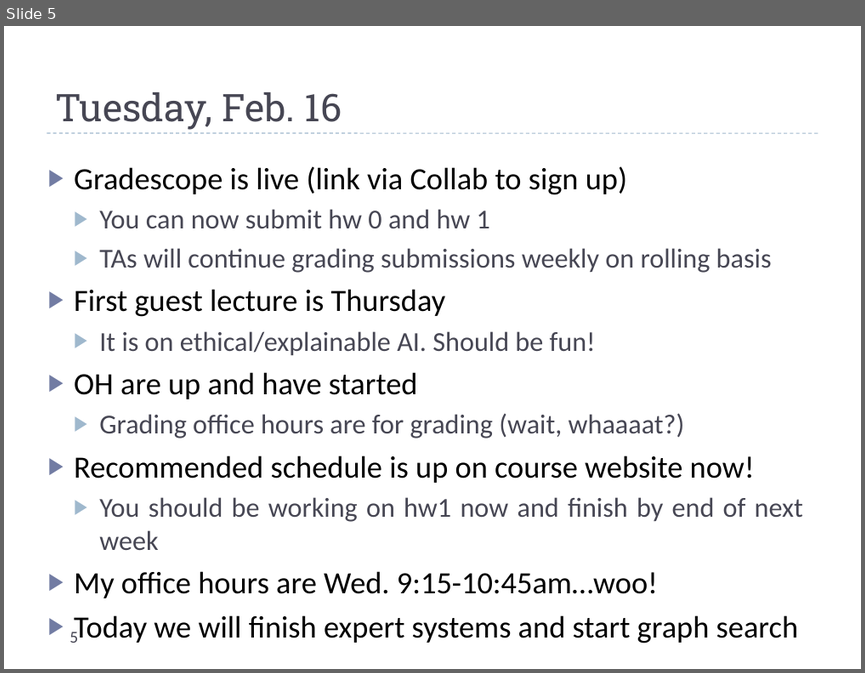
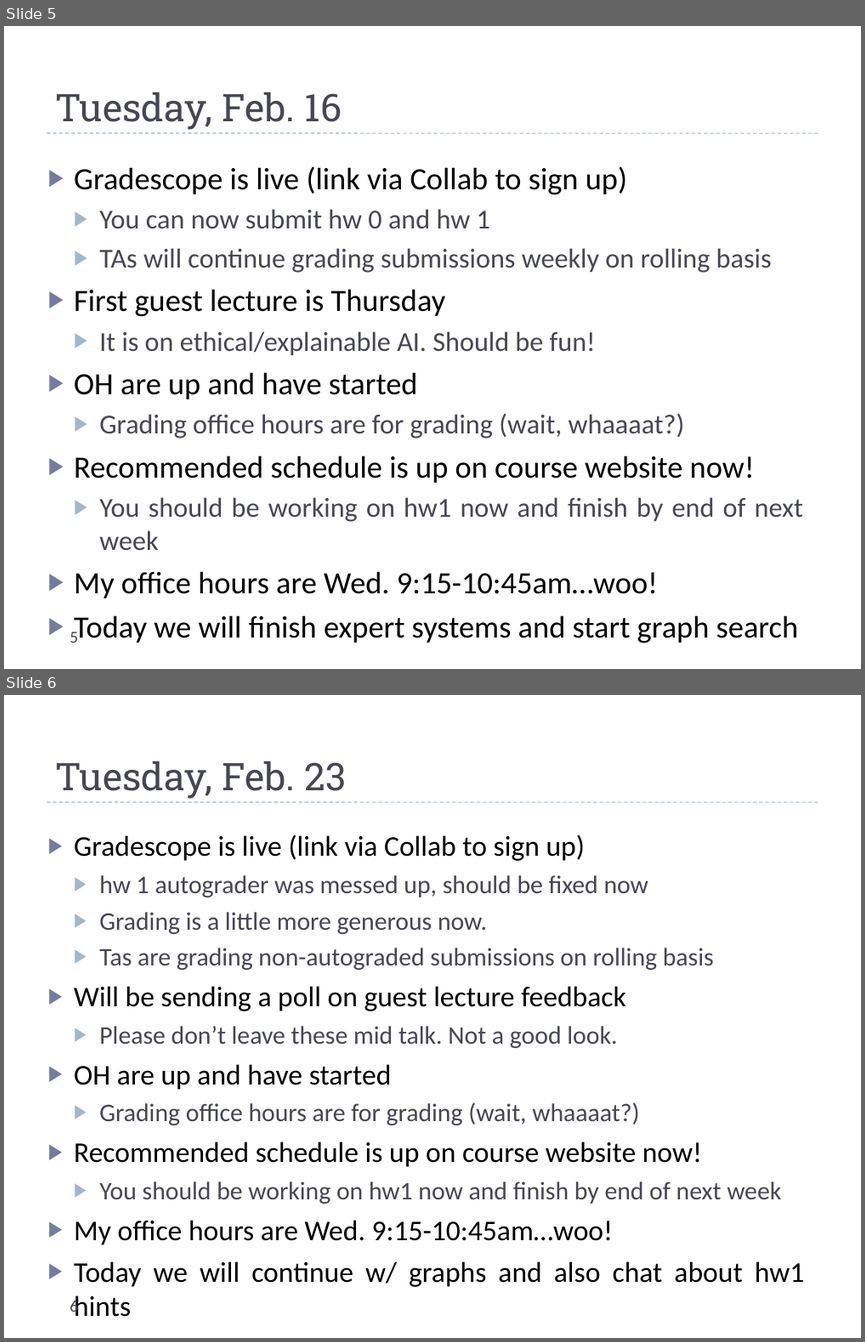
Before and after one commit to markfloryan/AI, a slide deck: slides/dailyannouncements.pptx. Shown one above the other, each under a label of ours: slide 5 before the commit, slides 5 and 6 after it. The pictures are 865x673 and 865x1342 pixels, drawn with LibreOffice and Linux fonts; fonts in the diff are those of the drawing. Boxes give left, top, right and bottom in pixels: in the first picture for what was removed or moved away, otherwise in the second. Text is boxed around its words. In the diff, an @@ line names an element or a change of style, - is before the commit and + after.

```diff
--- a/slides/dailyannouncements.pptx
+++ b/slides/dailyannouncements.pptx
@@ slide 6 added at (4, 695, 861, 1338), background #FFFFFF; not listed: 1 template element that a slide beside it also shows @@
@@ title added at (55, 761, 347, 799), 32 pt, text #464653 @@
+Tuesday, Feb. 23
@@ text added at (74, 834, 804, 1316), 21.3 pt, text #464653 @@
+▶ Gradescope is live (link via Collab to sign up)
+  ▶ hw 1 autograder was messed up, should be fixed now
+  ▶ Grading is a little more generous now.
+  ▶ Tas are grading non-autograded submissions on rolling basis
+▶ Will be sending a poll on guest lecture feedback
+  ▶ Please don’t leave these mid talk. Not a good look.
+▶ OH are up and have started
+  ▶ Grading office hours are for grading (wait, whaaaat?)
+▶ Recommended schedule is up on course website now!
+  ▶ You should be working on hw1 now and finish by end of next week
+▶ My office hours are Wed. 9:15-10:45am…woo!
+▶ Today we will continue w/ graphs and also chat about hw1 hints
@@ page number added at (69, 1298, 78, 1315), 14 pt, text #464653 @@
+6
```
Also in this commit, not shown: 1 other slide added, 10 other files.
